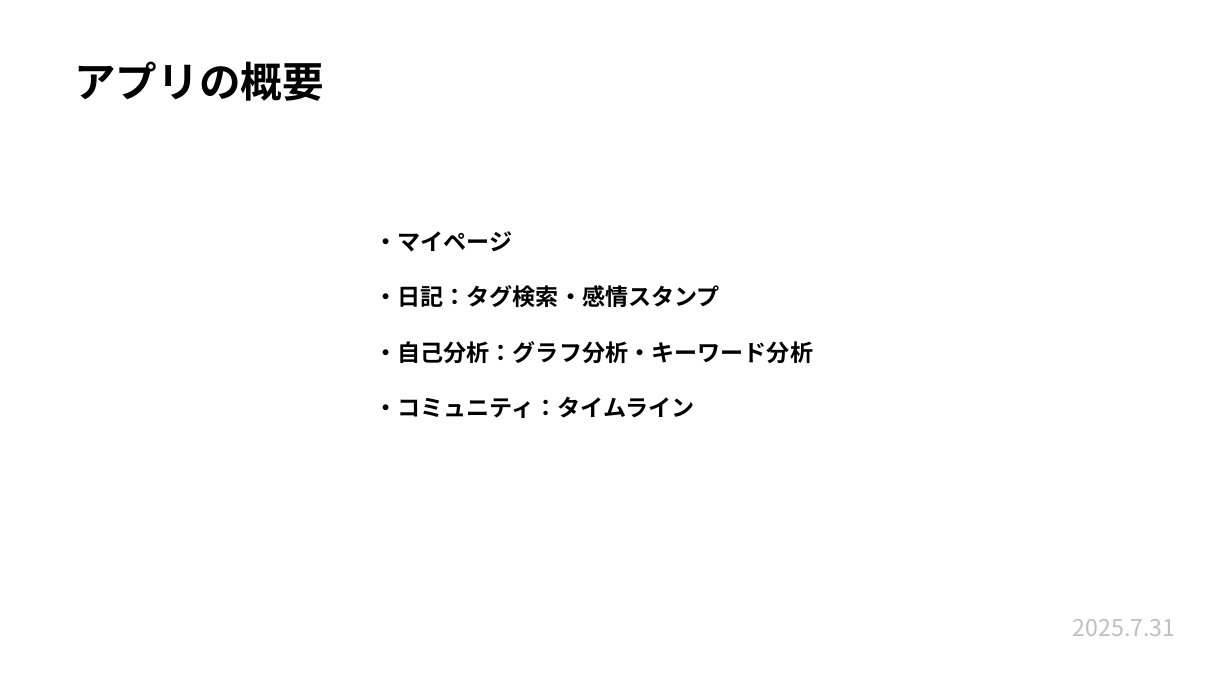
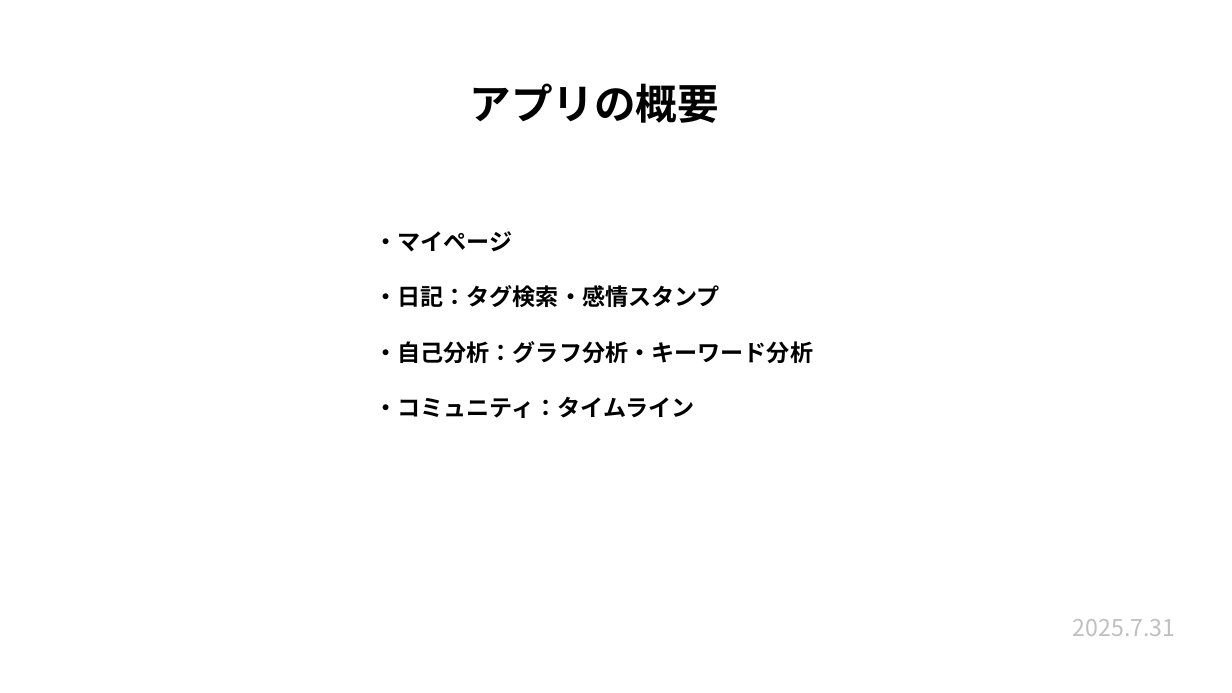
Before and after one commit to plusdojo2025/a2-7, a slide deck: slide 5 of 発表準備/7月成果発表会.pptx. Drawn at 1232x693 pixels with LibreOffice and Linux fonts; fonts in the diff are those of the drawing. Boxes give left, top, right and bottom in pixels: in the first picture for what was removed or moved away, otherwise in the second. Text is boxed around its words. In the diff, an @@ line names an element or a change of style, - is before the commit and + after.

```diff
--- a/発表準備/7月成果発表会.pptx
+++ b/発表準備/7月成果発表会.pptx
@@ title "アプリの概要": place and size @@
-title "アプリの概要" at <box>74,61,323,101</box>
+title "アプリの概要" at <box>470,83,719,123</box>
```
Also in this commit, not shown: 14 other slides changed.
